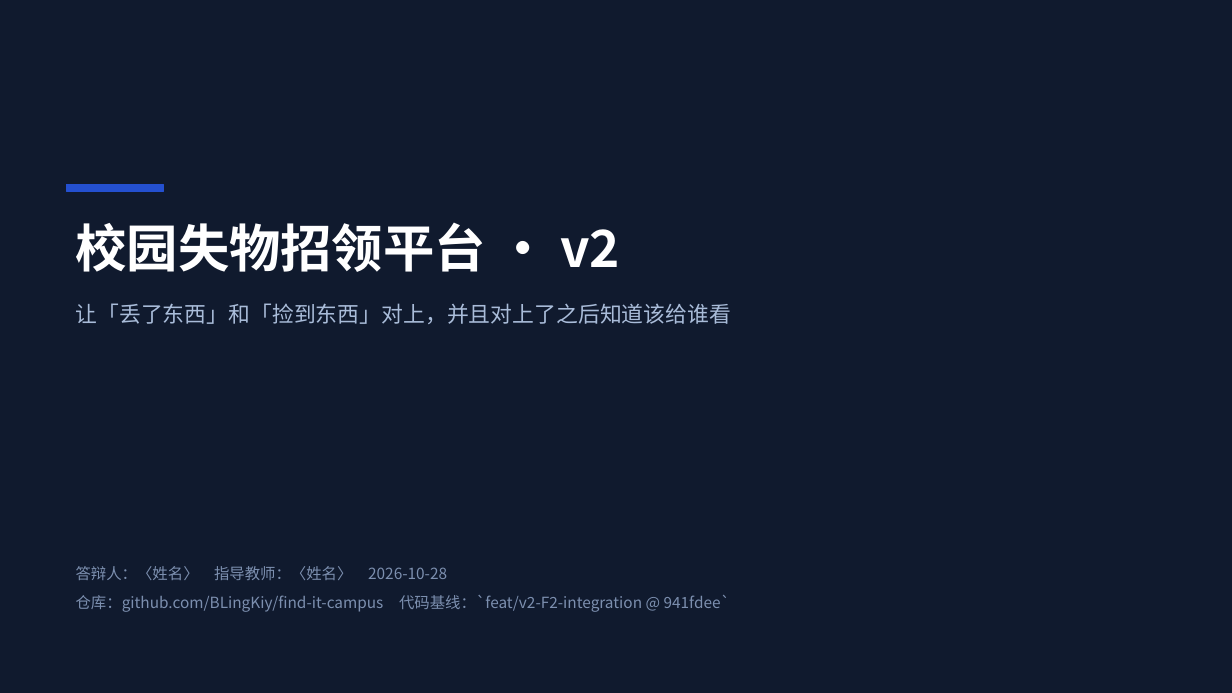
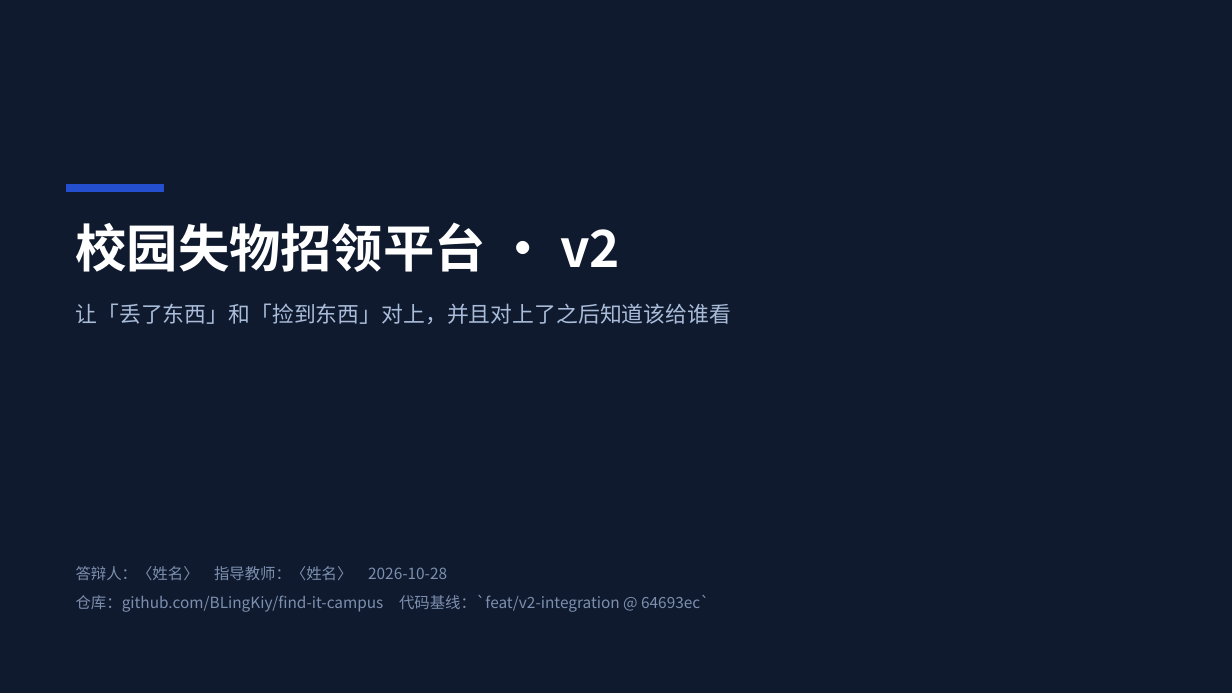
Before and after one commit to BLingKiy/find-it-campus, a slide deck: slide 1 of docs/delivery/v2-答辩PPT.pptx. Drawn at 1232x693 pixels with LibreOffice and Linux fonts; fonts in the diff are those of the drawing. Boxes give left, top, right and bottom in pixels: in the first picture for what was removed or moved away, otherwise in the second. Text is boxed around its words. In the diff, an @@ line names an element or a change of style, - is before the commit and + after.

```diff
--- a/docs/delivery/v2-答辩PPT.pptx
+++ b/docs/delivery/v2-答辩PPT.pptx
@@ text at [76,595,709,612]: text changed @@
-仓库：github.com/BLingKiy/find-it-campus 代码基线：`feat/v2-F2-integration @ 941fdee`
+仓库：github.com/BLingKiy/find-it-campus 代码基线：`feat/v2-integration @ 64693ec`
```
Also in this commit, not shown: 24 other slides changed, 7 other files.
